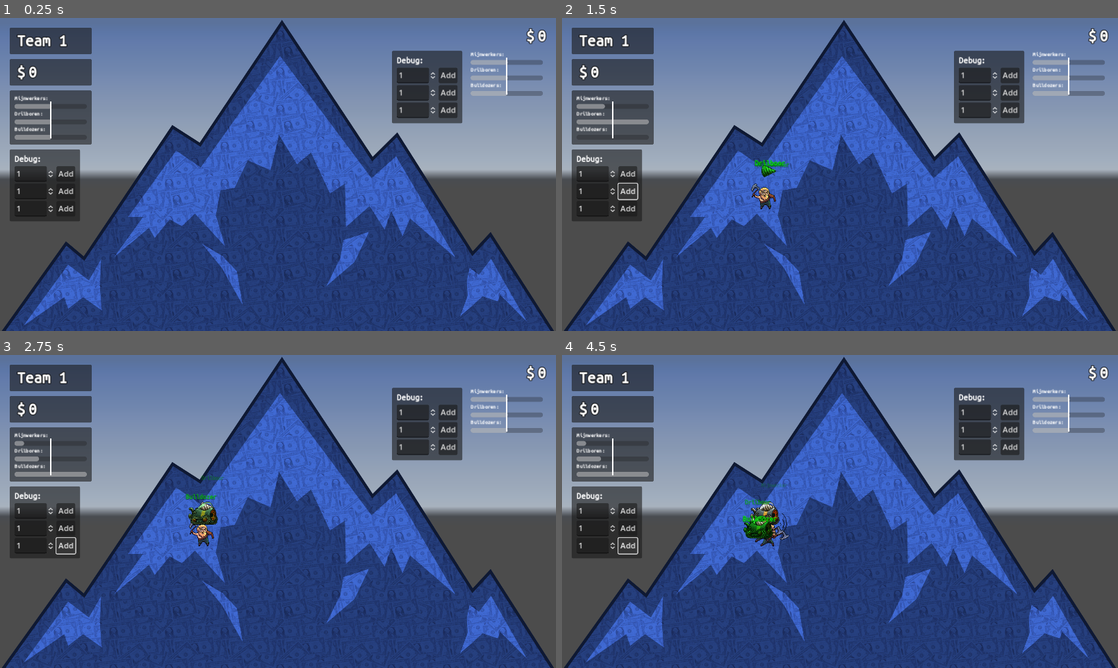
Above: before the commit, frames 1-4 (two rows, left to right).
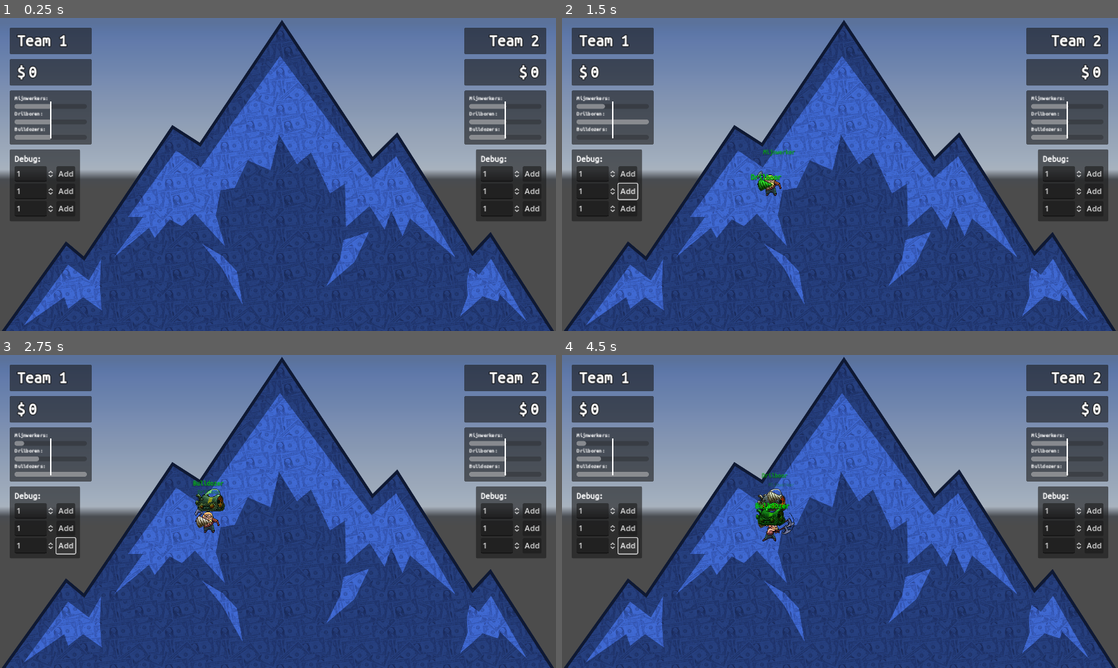
Above: after the commit, the same moments.

Repository: kwint/nfc-card-game
Game: Godot game, scene res://Scenes/Dashboard.tscn
Same seed, same stepped clock (60 frames per second), same inputs: the game is played once before the commit and once after it. A sky picture missing from this copy of the repository is replaced by a grey-blue gradient.
Inputs:
- Up to frame 1 (0.25 s): no input
- Up to frame 2 (1.5 s): click "Add" at 0.5 s; click "Add" at 1.25 s
- Up to frame 3 (2.75 s): click "Add" at 2 s
- Up to frame 4 (4.5 s): click "Add" at 2.75 s; click "Add" at 3.5 s; click "Add" at 4.25 s

The runs differ from the first frame. In frame 1, 11% of the frame differs, in the area x 70-99%, y 3-65%; in frame 2, 11%; in frame 3, 12%; in frame 4, 12%, in the area x 32-99%, y 3-65%.

Commit message:
Add team panel on the right side

Diff:
--- /dev/null
+++ b/dashboard/Prefabs/TeamPanel.tscn
@@ -0,0 +1,132 @@
+[gd_scene load_steps=7 format=3 uid="uid://njrfi5t72vqk"]
+
+[ext_resource type="Theme" uid="uid://n2sj11gmuqmo" path="res://Themes/MoneyFont.tres" id="1_w1qy7"]
+[ext_resource type="Script" path="res://Scripts/MoneyDisplay.gd" id="2_ub0rg"]
+[ext_resource type="PackedScene" uid="uid://cxftknt52fvxt" path="res://Prefabs/BalanceGauge.tscn" id="3_njec7"]
+[ext_resource type="Script" path="res://Scripts/Debug/Panel.gd" id="4_tn050"]
+[ext_resource type="Script" path="res://Scripts/Debug/AddMiners.gd" id="5_72im0"]
+
+[sub_resource type="StyleBoxTexture" id="StyleBoxTexture_w6uij"]
+
+[node name="TeamPanel" type="MarginContainer"]
+offset_right = 40.0
+offset_bottom = 40.0
+theme_override_constants/margin_left = 20
+theme_override_constants/margin_top = 20
+theme_override_constants/margin_right = 20
+theme_override_constants/margin_bottom = 20
+
+[node name="Rows" type="VBoxContainer" parent="."]
+layout_mode = 2
+theme_override_constants/separation = 10
+
+[node name="Name" type="PanelContainer" parent="Rows"]
+layout_mode = 2
+
+[node name="Margin" type="MarginContainer" parent="Rows/Name"]
+layout_mode = 2
+theme_override_constants/margin_left = 15
+theme_override_constants/margin_top = 10
+theme_override_constants/margin_right = 15
+theme_override_constants/margin_bottom = 10
+
+[node name="Label" type="Label" parent="Rows/Name/Margin"]
+layout_mode = 2
+size_flags_horizontal = 0
+size_flags_vertical = 0
+theme = ExtResource("1_w1qy7")
+theme_override_colors/font_outline_color = Color(0, 0, 0, 1)
+theme_override_constants/outline_size = 5
+theme_override_styles/normal = SubResource("StyleBoxTexture_w6uij")
+text = "Team 1"
+
+[node name="Money" type="PanelContainer" parent="Rows"]
+layout_mode = 2
+
+[node name="Margin" type="MarginContainer" parent="Rows/Money"]
+layout_mode = 2
+theme_override_constants/margin_left = 15
+theme_override_constants/margin_top = 10
+theme_override_constants/margin_right = 15
+theme_override_constants/margin_bottom = 10
+script = ExtResource("2_ub0rg")
+
+[node name="Label" type="Label" parent="Rows/Money/Margin"]
+layout_mode = 2
+size_flags_horizontal = 0
+size_flags_vertical = 0
+theme = ExtResource("1_w1qy7")
+theme_override_colors/font_outline_color = Color(0, 0, 0, 1)
+theme_override_constants/outline_size = 5
+theme_override_styles/normal = SubResource("StyleBoxTexture_w6uij")
+text = "$ 123"
+
+[node name="Balance" type="PanelContainer" parent="Rows"]
+layout_mode = 2
+size_flags_horizontal = 0
+
+[node name="Margin" type="MarginContainer" parent="Rows/Balance"]
+layout_mode = 2
+theme_override_constants/margin_left = 10
+theme_override_constants/margin_top = 10
+theme_override_constants/margin_right = 10
+theme_override_constants/margin_bottom = 10
+
+[node name="BalanceGauge" parent="Rows/Balance/Margin" instance=ExtResource("3_njec7")]
+layout_mode = 2
+
+[node name="Debug" type="PanelContainer" parent="Rows"]
+layout_mode = 2
+size_flags_horizontal = 0
+script = ExtResource("4_tn050")
+
+[node name="Margin" type="MarginContainer" parent="Rows/Debug"]
+layout_mode = 2
+theme_override_constants/margin_left = 10
+theme_override_constants/margin_top = 10
+theme_override_constants/margin_right = 10
+theme_override_constants/margin_bottom = 10
+
+[node name="Grid" type="GridContainer" parent="Rows/Debug/Margin"]
+layout_mode = 2
+columns = 2
+script = ExtResource("5_72im0")
+
+[node name="Label" type="Label" parent="Rows/Debug/Margin/Grid"]
+layout_mode = 2
+theme = ExtResource("1_w1qy7")
+theme_override_font_sizes/font_size = 16
+text = "Debug:"
+
+[node name="Control" type="Control" parent="Rows/Debug/Margin/Grid"]
+layout_mode = 2
+
+[node name="SpinBox1" type="SpinBox" parent="Rows/Debug/Margin/Grid"]
+layout_mode = 2
+min_value = 1.0
+value = 1.0
+allow_greater = true
+
+[node name="Button1" type="Button" parent="Rows/Debug/Margin/Grid"]
+layout_mode = 2
+text = "Add"
+
+[node name="SpinBox2" type="SpinBox" parent="Rows/Debug/Margin/Grid"]
+layout_mode = 2
+min_value = 1.0
+value = 1.0
+allow_greater = true
+
+[node name="Button2" type="Button" parent="Rows/Debug/Margin/Grid"]
+layout_mode = 2
+text = "Add"
+
+[node name="SpinBox3" type="SpinBox" parent="Rows/Debug/Margin/Grid"]
+layout_mode = 2
+min_value = 1.0
+value = 1.0
+allow_greater = true
+
+[node name="Button3" type="Button" parent="Rows/Debug/Margin/Grid"]
+layout_mode = 2
+text = "Add"
--- a/dashboard/Scenes/Dashboard.tscn
+++ b/dashboard/Scenes/Dashboard.tscn
@@ -1,18 +1,12 @@
-[gd_scene load_steps=13 format=3 uid="uid://ca1ddejybbu0g"]
+[gd_scene load_steps=8 format=3 uid="uid://ca1ddejybbu0g"]
 
 [ext_resource type="Script" path="res://Scripts/GameController.gd" id="1_y0gn5"]
-[ext_resource type="Theme" uid="uid://n2sj11gmuqmo" path="res://Themes/MoneyFont.tres" id="2_1f4xi"]
 [ext_resource type="Script" path="res://Scripts/WebSocketClient.gd" id="2_tpx8r"]
 [ext_resource type="Script" path="res://Scripts/MinerGrid.gd" id="3_gpr4m"]
 [ext_resource type="Texture2D" uid="uid://cq153cuh0k6uv" path="res://Sprites/Mountain/sky1.jpg" id="3_ikvi8"]
-[ext_resource type="Script" path="res://Scripts/MoneyDisplay.gd" id="3_o437a"]
 [ext_resource type="Texture2D" uid="uid://cnsgveexu0abx" path="res://Sprites/Mountain/mountain1.png" id="4_ca4uh"]
-[ext_resource type="Script" path="res://Scripts/Debug/Panel.gd" id="5_c15vj"]
-[ext_resource type="Script" path="res://Scripts/Debug/AddMiners.gd" id="6_gq5dx"]
-[ext_resource type="PackedScene" uid="uid://cxftknt52fvxt" path="res://Prefabs/BalanceGauge.tscn" id="7_3oq7k"]
+[ext_resource type="PackedScene" uid="uid://njrfi5t72vqk" path="res://Prefabs/TeamPanel.tscn" id="5_120pg"]
 [ext_resource type="Script" path="res://Scripts/WindowManager.gd" id="11_6qksi"]
-
-[sub_resource type="StyleBoxTexture" id="StyleBoxTexture_w6uij"]
 
 [node name="Root" type="Node"]
 
@@ -85,228 +79,47 @@
 border_color = Color(0, 100, 0, 1)
 border_width = 2.0
 
-[node name="TeamPanelLeft" type="MarginContainer" parent="Viewport"]
+[node name="TeamPanelLeft" parent="Viewport" instance=ExtResource("5_120pg")]
 layout_mode = 0
-offset_right = 40.0
-offset_bottom = 40.0
-theme_override_constants/margin_left = 20
-theme_override_constants/margin_top = 20
-theme_override_constants/margin_right = 20
-theme_override_constants/margin_bottom = 20
 
-[node name="Rows" type="VBoxContainer" parent="Viewport/TeamPanelLeft"]
-layout_mode = 2
-theme_override_constants/separation = 10
-
-[node name="Name" type="PanelContainer" parent="Viewport/TeamPanelLeft/Rows"]
-layout_mode = 2
-
-[node name="Margin" type="MarginContainer" parent="Viewport/TeamPanelLeft/Rows/Name"]
-layout_mode = 2
-theme_override_constants/margin_left = 15
-theme_override_constants/margin_top = 10
-theme_override_constants/margin_right = 15
-theme_override_constants/margin_bottom = 10
-
-[node name="Label" type="Label" parent="Viewport/TeamPanelLeft/Rows/Name/Margin"]
-layout_mode = 2
-size_flags_horizontal = 0
-size_flags_vertical = 0
-theme = ExtResource("2_1f4xi")
-theme_override_colors/font_outline_color = Color(0, 0, 0, 1)
-theme_override_constants/outline_size = 5
-theme_override_styles/normal = SubResource("StyleBoxTexture_w6uij")
-text = "Team 1"
-
-[node name="Money" type="PanelContainer" parent="Viewport/TeamPanelLeft/Rows"]
-layout_mode = 2
-
-[node name="Margin" type="MarginContainer" parent="Viewport/TeamPanelLeft/Rows/Money"]
-layout_mode = 2
-theme_override_constants/margin_left = 15
-theme_override_constants/margin_top = 10
-theme_override_constants/margin_right = 15
-theme_override_constants/margin_bottom = 10
-script = ExtResource("3_o437a")
-
-[node name="Label" type="Label" parent="Viewport/TeamPanelLeft/Rows/Money/Margin"]
-layout_mode = 2
-size_flags_horizontal = 0
-size_flags_vertical = 0
-theme = ExtResource("2_1f4xi")
-theme_override_colors/font_outline_color = Color(0, 0, 0, 1)
-theme_override_constants/outline_size = 5
-theme_override_styles/normal = SubResource("StyleBoxTexture_w6uij")
-text = "$ 123"
-
-[node name="Balance" type="PanelContainer" parent="Viewport/TeamPanelLeft/Rows"]
-layout_mode = 2
-size_flags_horizontal = 0
-
-[node name="Margin" type="MarginContainer" parent="Viewport/TeamPanelLeft/Rows/Balance"]
-layout_mode = 2
-theme_override_constants/margin_left = 10
-theme_override_constants/margin_top = 10
-theme_override_constants/margin_right = 10
-theme_override_constants/margin_bottom = 10
-
-[node name="BalanceGauge" parent="Viewport/TeamPanelLeft/Rows/Balance/Margin" instance=ExtResource("7_3oq7k")]
-layout_mode = 2
-
-[node name="Debug" type="PanelContainer" parent="Viewport/TeamPanelLeft/Rows"]
-layout_mode = 2
-size_flags_horizontal = 0
-script = ExtResource("5_c15vj")
-
-[node name="Margin" type="MarginContainer" parent="Viewport/TeamPanelLeft/Rows/Debug"]
-layout_mode = 2
-theme_override_constants/margin_left = 10
-theme_override_constants/margin_top = 10
-theme_override_constants/margin_right = 10
-theme_override_constants/margin_bottom = 10
-
-[node name="Grid" type="GridContainer" parent="Viewport/TeamPanelLeft/Rows/Debug/Margin" node_paths=PackedStringArray("game_controller")]
-layout_mode = 2
-columns = 2
-script = ExtResource("6_gq5dx")
+[node name="Grid" parent="Viewport/TeamPanelLeft/Rows/Debug/Margin" index="0" node_paths=PackedStringArray("game_controller")]
 game_controller = NodePath("../../../../../../GameController")
 
-[node name="Label" type="Label" parent="Viewport/TeamPanelLeft/Rows/Debug/Margin/Grid"]
-layout_mode = 2
-theme = ExtResource("2_1f4xi")
-theme_override_font_sizes/font_size = 16
-text = "Debug:"
-
-[node name="Control" type="Control" parent="Viewport/TeamPanelLeft/Rows/Debug/Margin/Grid"]
-layout_mode = 2
-
-[node name="SpinBox1" type="SpinBox" parent="Viewport/TeamPanelLeft/Rows/Debug/Margin/Grid"]
-layout_mode = 2
-min_value = 1.0
-value = 1.0
-allow_greater = true
-
-[node name="Button1" type="Button" parent="Viewport/TeamPanelLeft/Rows/Debug/Margin/Grid"]
-layout_mode = 2
-text = "Add"
-
-[node name="SpinBox2" type="SpinBox" parent="Viewport/TeamPanelLeft/Rows/Debug/Margin/Grid"]
-layout_mode = 2
-min_value = 1.0
-value = 1.0
-allow_greater = true
-
-[node name="Button2" type="Button" parent="Viewport/TeamPanelLeft/Rows/Debug/Margin/Grid"]
-layout_mode = 2
-text = "Add"
-
-[node name="SpinBox3" type="SpinBox" parent="Viewport/TeamPanelLeft/Rows/Debug/Margin/Grid"]
-layout_mode = 2
-min_value = 1.0
-value = 1.0
-allow_greater = true
-
-[node name="Button3" type="Button" parent="Viewport/TeamPanelLeft/Rows/Debug/Margin/Grid"]
-layout_mode = 2
-text = "Add"
-
-[node name="MoneyTeam2" type="MarginContainer" parent="Viewport"]
+[node name="TeamPanelRight" parent="Viewport" instance=ExtResource("5_120pg")]
 layout_mode = 1
 anchors_preset = 1
 anchor_left = 1.0
 anchor_right = 1.0
-offset_left = -111.0
-offset_bottom = 40.0
+offset_left = -210.0
+offset_right = 0.0
+offset_bottom = 428.0
 grow_horizontal = 0
-theme_override_constants/margin_top = 20
-theme_override_constants/margin_right = 20
-script = ExtResource("3_o437a")
+
+[node name="Label" parent="Viewport/TeamPanelRight/Rows/Name/Margin" index="0"]
+size_flags_horizontal = 8
+text = "Team 2"
+
+[node name="Margin" parent="Viewport/TeamPanelRight/Rows/Money" index="0"]
 right = true
 
-[node name="Label" type="Label" parent="Viewport/MoneyTeam2"]
-layout_mode = 2
+[node name="Label" parent="Viewport/TeamPanelRight/Rows/Money/Margin" index="0"]
 size_flags_horizontal = 8
-size_flags_vertical = 0
-theme = ExtResource("2_1f4xi")
-theme_override_colors/font_outline_color = Color(0, 0, 0, 1)
-theme_override_constants/outline_size = 5
-text = "$ 123456789"
-horizontal_alignment = 2
 
-[node name="BalanceGauge" parent="Viewport" instance=ExtResource("7_3oq7k")]
-layout_mode = 0
-offset_left = 975.0
-offset_top = 69.0
-offset_right = 1125.0
-offset_bottom = 155.0
+[node name="Balance" parent="Viewport/TeamPanelRight/Rows" index="2"]
+size_flags_horizontal = 8
 
-[node name="DebugPanel" type="PanelContainer" parent="Viewport"]
-layout_mode = 2
-offset_left = 812.0
-offset_top = 68.0
-offset_right = 958.0
-offset_bottom = 218.0
-script = ExtResource("5_c15vj")
+[node name="Debug" parent="Viewport/TeamPanelRight/Rows" index="3"]
+size_flags_horizontal = 8
 
-[node name="Margin" type="MarginContainer" parent="Viewport/DebugPanel"]
-layout_mode = 2
-theme_override_constants/margin_left = 10
-theme_override_constants/margin_top = 10
-theme_override_constants/margin_right = 10
-theme_override_constants/margin_bottom = 10
-
-[node name="AddMiners" type="GridContainer" parent="Viewport/DebugPanel/Margin" node_paths=PackedStringArray("game_controller")]
-layout_mode = 2
-columns = 2
-script = ExtResource("6_gq5dx")
-game_controller = NodePath("../../../../GameController")
+[node name="Grid" parent="Viewport/TeamPanelRight/Rows/Debug/Margin" index="0" node_paths=PackedStringArray("game_controller")]
+game_controller = NodePath("../../../../../../GameController")
 team = 2
 
-[node name="Label" type="Label" parent="Viewport/DebugPanel/Margin/AddMiners"]
-layout_mode = 2
-theme = ExtResource("2_1f4xi")
-theme_override_font_sizes/font_size = 16
-text = "Debug:
-"
-
-[node name="Control" type="Control" parent="Viewport/DebugPanel/Margin/AddMiners"]
-layout_mode = 2
-
-[node name="SpinBox1" type="SpinBox" parent="Viewport/DebugPanel/Margin/AddMiners"]
-layout_mode = 2
-min_value = 1.0
-value = 1.0
-allow_greater = true
-
-[node name="Button1" type="Button" parent="Viewport/DebugPanel/Margin/AddMiners"]
-layout_mode = 2
-text = "Add"
-
-[node name="SpinBox2" type="SpinBox" parent="Viewport/DebugPanel/Margin/AddMiners"]
-layout_mode = 2
-min_value = 1.0
-value = 1.0
-allow_greater = true
-
-[node name="Button2" type="Button" parent="Viewport/DebugPanel/Margin/AddMiners"]
-layout_mode = 2
-text = "Add"
-
-[node name="SpinBox3" type="SpinBox" parent="Viewport/DebugPanel/Margin/AddMiners"]
-layout_mode = 2
-min_value = 1.0
-value = 1.0
-allow_greater = true
-
-[node name="Button3" type="Button" parent="Viewport/DebugPanel/Margin/AddMiners"]
-layout_mode = 2
-text = "Add"
-
-[node name="MinersTeam1" type="Node2D" parent="." node_paths=PackedStringArray("reference_grid")]
+[node name="MinersTeamLeft" type="Node2D" parent="." node_paths=PackedStringArray("reference_grid")]
 script = ExtResource("3_gpr4m")
 reference_grid = NodePath("../Viewport/AspectRatioContainer/HSplitContainer/MinersTeam1")
 
-[node name="MinersTeam2" type="Node2D" parent="." node_paths=PackedStringArray("reference_grid")]
+[node name="MinersTeamRight" type="Node2D" parent="." node_paths=PackedStringArray("reference_grid")]
 script = ExtResource("3_gpr4m")
 flipped = true
 reference_grid = NodePath("../Viewport/AspectRatioContainer/HSplitContainer/MinersTeam2")
@@ -316,3 +129,6 @@
 
 [node name="WindowManager" type="Node" parent="."]
 script = ExtResource("11_6qksi")
+
+[editable path="Viewport/TeamPanelLeft"]
+[editable path="Viewport/TeamPanelRight"]
--- a/dashboard/Scripts/GameController.gd
+++ b/dashboard/Scripts/GameController.gd
@@ -10,16 +10,16 @@
 @onready var stats_http_client = $StatsHttpClient;
 @onready var websocket_client = $WebSocketClient;
 @onready var mines = {
-  Settings.TeamId.TEAM1: $"../MinersTeam1",
-  Settings.TeamId.TEAM2: $"../MinersTeam2",
+  Settings.TeamId.TEAM1: $"../MinersTeamLeft",
+  Settings.TeamId.TEAM2: $"../MinersTeamRight",
 };
 @onready var money = {
   Settings.TeamId.TEAM1: $"../Viewport/TeamPanelLeft/Rows/Money/Margin",
-  Settings.TeamId.TEAM2: $"../Viewport/MoneyTeam2",
+  Settings.TeamId.TEAM2: $"../Viewport/TeamPanelRight/Rows/Money/Margin",
 };
 @onready var levels = {
   Settings.TeamId.TEAM1: $"../Viewport/TeamPanelLeft/Rows/Balance/Margin/BalanceGauge",
-  Settings.TeamId.TEAM2: $"../Viewport/BalanceGauge",
+  Settings.TeamId.TEAM2: $"../Viewport/TeamPanelRight/Rows/Balance/Margin/BalanceGauge",
 };
 @onready var background = $"../Viewport/Background";
 @onready var mountain = $"../Viewport/AspectRatioContainer/ReferenceRect/Mountain";
